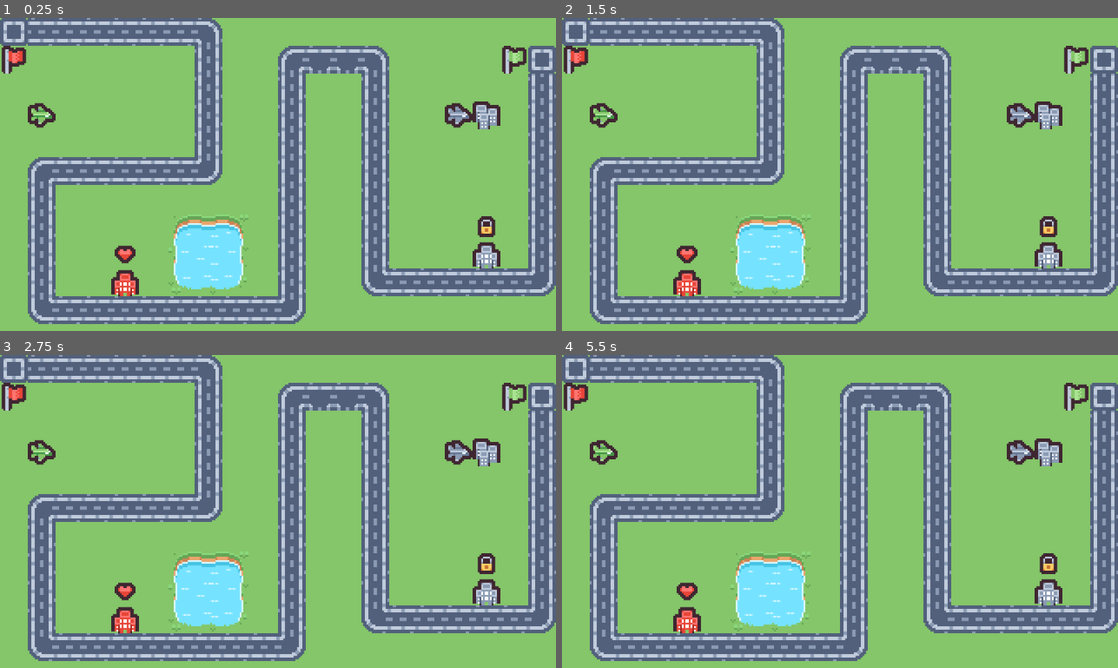
Above: before the commit, frames 1-4 (two rows, left to right).
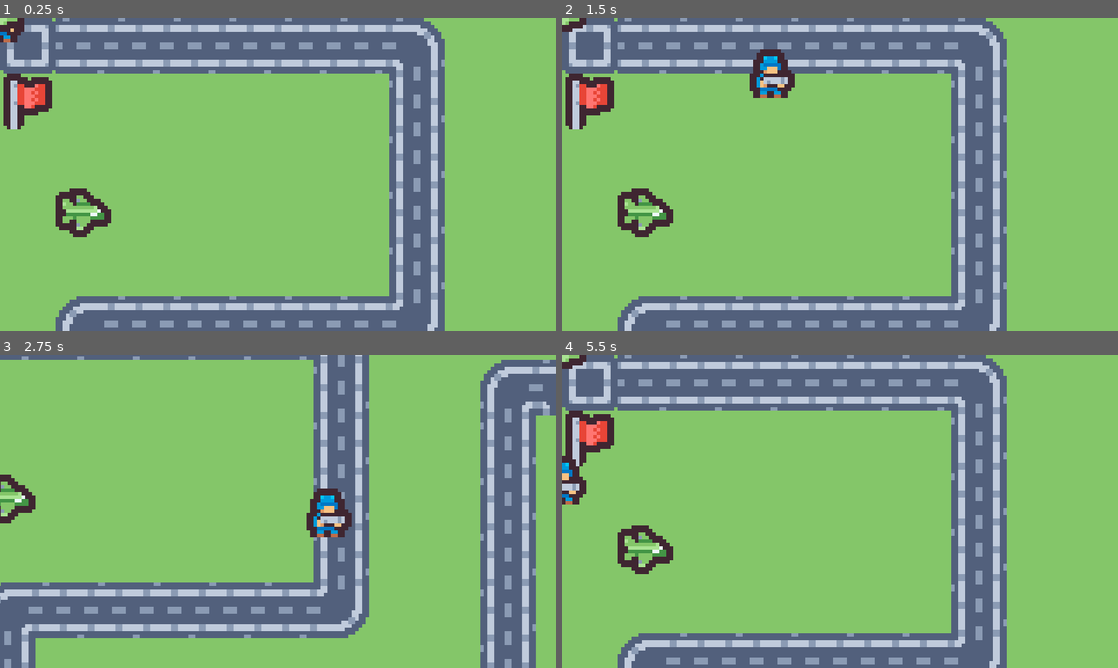
Above: after the commit, the same moments.

Repository: kajhsjjsgsjak-cloud/novo-projeto-de-jogo
Game: Godot game, scene res://game.tscn
Two runs of this game, one before a commit and one after it. Both use one fixed random seed, a clock stepped at 60 frames per second and the inputs below. Before the commit the project has no main scene; this scene is started directly in both runs.
Inputs:
- Up to frame 1 (0.25 s): no input
- Up to frame 2 (1.5 s): tap Enter at 0.5 s; hold Right (ui_right) 0.53-1.28 s; hold Down (ui_down) from 1.28 s (still down)
- Up to frame 3 (2.75 s): release Down (ui_down) at 2.03 s; hold Right (ui_right) from 2.03 s (still down)
- Up to frame 4 (5.5 s): release Right (ui_right) at 2.78 s; hold Up (ui_up) 2.78-3.53 s; hold Left (ui_left) 3.53-5.03 s; hold Down (ui_down) from 5.03 s (still down)

The runs differ from the first frame. In frame 1, 51% of the frame differs, in the area x 0-100%, y 0-100%; in frame 2, 51%; in frame 3, 52%; in frame 4, 51%.

Commit message:
falta so um pouquim

Diff:
--- /dev/null
+++ b/alvinho.gd
@@ -0,0 +1,5 @@
+extends Area2D
+
+func _on_body_entered(body: Node2D) -> void:
+	if body.name == "bunecu":
+		$Label.visible = true
--- /dev/null
+++ b/alvinho.tscn
@@ -0,0 +1,35 @@
+[gd_scene format=3 uid="uid://dcwnc86yqpc0t"]
+
+[ext_resource type="Script" uid="uid://6a0pmfo1gfjf" path="res://alvinho.gd" id="1_bkest"]
+[ext_resource type="Texture2D" uid="uid://cvhms78oospb1" path="res://arte/tilemap_packed.png" id="2_dgsfd"]
+
+[sub_resource type="AtlasTexture" id="AtlasTexture_mjvch"]
+atlas = ExtResource("2_dgsfd")
+region = Rect2(256, 16, 16, 16)
+
+[sub_resource type="SpriteFrames" id="SpriteFrames_0rif8"]
+animations = [{
+"frames": [{
+"duration": 1.0,
+"texture": SubResource("AtlasTexture_mjvch")
+}],
+"loop": 1,
+"name": &"default",
+"speed": 5.0
+}]
+
+[sub_resource type="RectangleShape2D" id="RectangleShape2D_1m256"]
+size = Vector2(14, 16)
+
+[node name="alvinho" type="Node2D" unique_id=1968490378]
+script = ExtResource("1_bkest")
+
+[node name="AnimatedSprite2D" type="AnimatedSprite2D" parent="." unique_id=1619731337]
+sprite_frames = SubResource("SpriteFrames_0rif8")
+
+[node name="CollisionShape2D" type="CollisionShape2D" parent="." unique_id=1281460442]
+shape = SubResource("RectangleShape2D_1m256")
+
+[node name="Label" type="Label" parent="." unique_id=1516783501]
+offset_right = 40.0
+offset_bottom = 23.0
--- /dev/null
+++ b/bunecu.gd
@@ -0,0 +1,28 @@
+extends CharacterBody2D
+
+const SPEED = 80.0
+func _physics_process(_delta: float) -> void:
+	velocity = Vector2.ZERO
+
+	# Lendo entrada do usuário
+	if Input.is_action_pressed("ui_left"):
+		velocity.x = -1 * SPEED
+	if Input.is_action_pressed("ui_right"):
+		velocity.x = 1 * SPEED
+	if Input.is_action_pressed("ui_up"):
+		velocity.y = -1 * SPEED
+	if Input.is_action_pressed("ui_down"):
+		velocity.y = 1 * SPEED
+	move_and_slide()
+
+	# Bateu em alguma coisa? Recomeça a fase.
+	if get_slide_collision_count() > 0:
+		get_tree().reload_current_scene()
+
+	# escolhendo animação
+	if velocity == Vector2.ZERO: $"Animação".play("idle")
+	else: $"Animação".play("walk")
+
+	# direção da animação (direita/esquerda)
+	if velocity.x < 0.0: $"Animação".flip_h = true
+	else: $"Animação".flip_h = false
--- a/bunecu.tscn
+++ b/bunecu.tscn
@@ -1,9 +1,60 @@
 [gd_scene format=3 uid="uid://dihh226skmbea"]
 
+[ext_resource type="Script" uid="uid://b47mnfjq548ue" path="res://bunecu.gd" id="1_idckn"]
+[ext_resource type="Texture2D" uid="uid://cvhms78oospb1" path="res://arte/tilemap_packed.png" id="2_6plyn"]
+
+[sub_resource type="AtlasTexture" id="AtlasTexture_ujqjp"]
+atlas = ExtResource("2_6plyn")
+region = Rect2(272, 112, 16, 16)
+
+[sub_resource type="AtlasTexture" id="AtlasTexture_itrc3"]
+atlas = ExtResource("2_6plyn")
+region = Rect2(256, 112, 16, 16)
+
+[sub_resource type="AtlasTexture" id="AtlasTexture_sbavn"]
+atlas = ExtResource("2_6plyn")
+region = Rect2(256, 112, 16, 16)
+
+[sub_resource type="SpriteFrames" id="SpriteFrames_wdj7r"]
+animations = [{
+"frames": [{
+"duration": 1.0,
+"texture": SubResource("AtlasTexture_ujqjp")
+}, {
+"duration": 1.0,
+"texture": SubResource("AtlasTexture_itrc3")
+}],
+"loop": 1,
+"name": &"default",
+"speed": 5.0
+}, {
+"frames": [{
+"duration": 1.0,
+"texture": SubResource("AtlasTexture_sbavn")
+}],
+"loop": 1,
+"name": &"new_animation",
+"speed": 5.0
+}]
+
+[sub_resource type="RectangleShape2D" id="RectangleShape2D_8xv2y"]
+size = Vector2(13, 14)
+
 [node name="BUNECU" type="CharacterBody2D" unique_id=1213666770]
+script = ExtResource("1_idckn")
 
-[node name="AnimatedSprite2D" type="AnimatedSprite2D" parent="." unique_id=2029958958]
+[node name="Animação" type="AnimatedSprite2D" parent="." unique_id=2029958958]
+sprite_frames = SubResource("SpriteFrames_wdj7r")
+animation = &"new_animation"
 
 [node name="CollisionShape2D" type="CollisionShape2D" parent="." unique_id=808785828]
+position = Vector2(0.5, 0)
+shape = SubResource("RectangleShape2D_8xv2y")
 
 [node name="Camera2D" type="Camera2D" parent="." unique_id=264821681]
+zoom = Vector2(2, 2)
+limit_left = 0
+limit_top = 0
+limit_right = 600
+limit_bottom = 300
+position_smoothing_enabled = true
--- a/game.tscn
+++ b/game.tscn
@@ -1,6 +1,8 @@
 [gd_scene format=4 uid="uid://bu3l0hb0whjoo"]
 
 [ext_resource type="Texture2D" uid="uid://cvhms78oospb1" path="res://arte/tilemap_packed.png" id="1_80nbo"]
+[ext_resource type="PackedScene" uid="uid://dihh226skmbea" path="res://bunecu.tscn" id="2_e2o6t"]
+[ext_resource type="PackedScene" uid="uid://dcwnc86yqpc0t" path="res://alvinho.tscn" id="3_feb5d"]
 
 [sub_resource type="TileSetAtlasSource" id="TileSetAtlasSource_e2o6t"]
 texture = ExtResource("1_80nbo")
@@ -849,3 +851,7 @@
 [node name="decor" type="TileMapLayer" parent="mundo" unique_id=1568485726]
 tile_map_data = PackedByteArray("AAABAAMAAAAKAAYAAAARAAMAAAAIAAAAAAAQAAMAAAAKAAUAAAARAAgAAAAKAAAAAAARAAcAAAANAAoAAAAEAAkAAAAKAAMAAAAEAAgAAAAPAAoAAAA=")
 tile_set = SubResource("TileSet_v2pje")
+
+[node name="BUNECU" parent="mundo" unique_id=1213666770 instance=ExtResource("2_e2o6t")]
+
+[node name="alvinho" parent="mundo" unique_id=1968490378 instance=ExtResource("3_feb5d")]
--- a/project.godot
+++ b/project.godot
@@ -11,6 +11,7 @@
 [application]
 
 config/name="Novo Projeto de Jogo"
+run/main_scene="uid://bu3l0hb0whjoo"
 config/features=PackedStringArray("4.7", "Forward Plus")
 config/icon="res://icon.svg"
 
Not shown, added: alvinho.gd.uid
Not shown, added: bunecu.gd.uid
